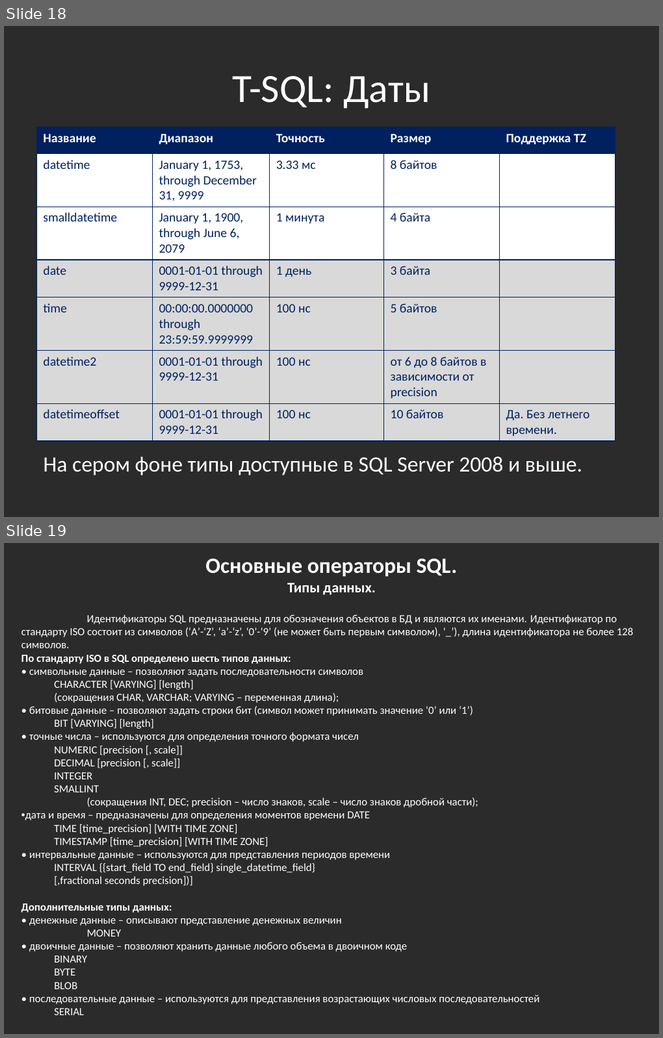
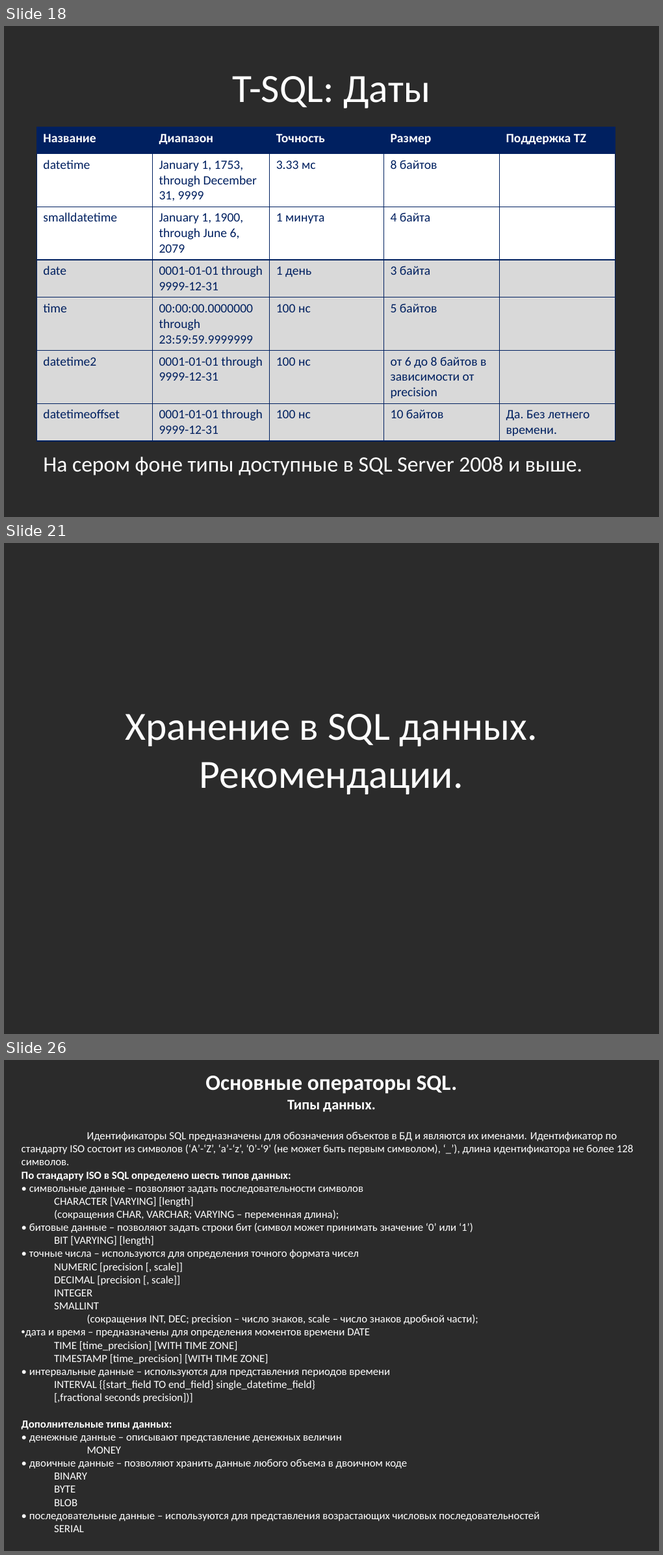
Before and after one commit to bazile/Training, a slide deck: Presentation/lesson-09-sql.pptx. Shown one above the other, each under a label of ours: slides 18 and 19 before the commit, slides 18, 21 and 26 after it; the slides between them are not shown. The pictures are 663x1038 and 663x1555 pixels, drawn with LibreOffice and Linux fonts; fonts in the diff are those of the drawing; background and template pictures are left out; a plain dark background stands for a picture behind light text. Boxes give left, top, right and bottom in pixels: in the first picture for what was removed or moved away, otherwise in the second. Text is boxed around its words. In the diff, an @@ line names an element or a change of style, - is before the commit and + after.

```diff
--- a/Presentation/lesson-09-sql.pptx
+++ b/Presentation/lesson-09-sql.pptx
@@ slide 21 added at bbox=[4, 543, 659, 1034], background picture (left out) @@
@@ title added at bbox=[126, 714, 538, 795], 44 pt, text #FFFFFF @@
+Хранение в SQL данных. Рекомендации.
@@ what was slide 19 is now slide 26 @@
```
Also in this commit, not shown: 6 other slides added.
